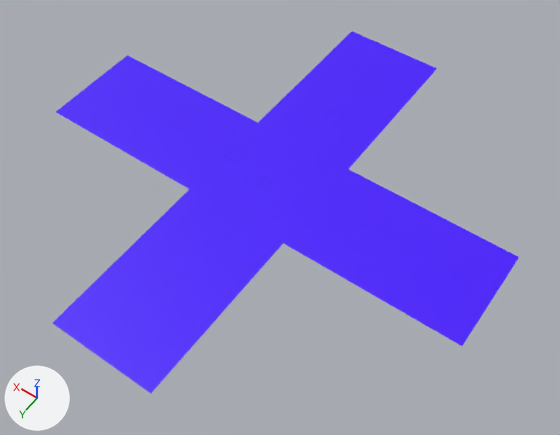
The FBX model Assets/Features/Streets/Kreuzung.fbx, before and after one commit.
Both versions are drawn from a 50 mm camera at (-9.37, 12.58, 18.14) aimed at (-0.81, 0.6, -0.69). Every picture has the same lights, and +X, +Y and +Z are marked at lower left. Where no turn or scale is listed for an object, it has been applied to the vertices.

The first picture shows 'Kreuzung'.
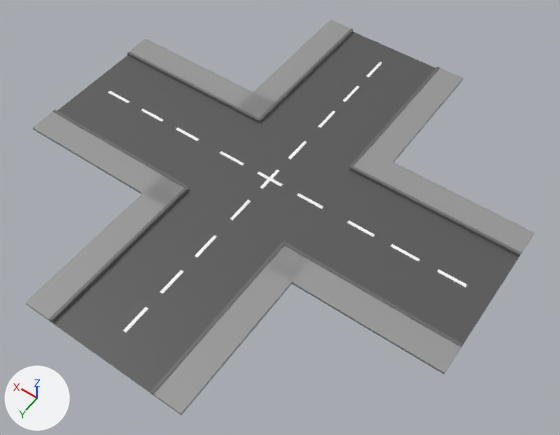
The change, as a list of edits to the scene's bpy script:
```text
Change mat_weiss:
    mat_weiss.base_color: (0.0626, 0.0, 1.0) -> (0.998, 0.968, 1.0)  # purple #4700ff -> white #fffbff
Add mat_street_003:
    mat_street_003 = principled_material('Street.003')
    mat_street_003.base_color = (0.0956, 0.0956, 0.0956)  # dark grey #575757
Change me_plane_016:
    where me_plane_016.from_pydata(...)  # 160 vertices, 113 faces; spans x -7.5..7.5, y -7.5..7.5, z 0.0
    me_plane_016 part 1: 1 of the faces centred in x -4.6, y 0.0, z 0.0 switch from mat_weiss (purple #4700ff) to mat_street_003 (dark grey #575757)
    me_plane_016 part 2: 1 of the faces centred in x 0.0, y -4.6, z 0.0 switch from mat_weiss (purple #4700ff) to mat_street_003 (dark grey #575757)
    me_plane_016 part 3: 1 of the faces centred in x 0.0, y 0.0, z 0.0 switch from mat_weiss (purple #4700ff) to mat_street_003 (dark grey #575757)
    me_plane_016 part 4: 1 of the faces centred in x 0.0, y 4.6, z 0.0 switch from mat_weiss (purple #4700ff) to mat_street_003 (dark grey #575757)
    me_plane_016 part 5: 1 of the faces centred in x 4.6, y 0.0, z 0.0 switch from mat_weiss (purple #4700ff) to mat_street_003 (dark grey #575757)
Add ob_cube_009:
    ob_cube_009 = bpy.data.objects.new('Cube.009', me_cube_014)  # 86 vertices, 82 faces; spans x -1.0..0.0, y 0.0..5.71, z 0.0..0.12; in mat_grau (grey #979797), mat_border (dark grey #6a6a6a)
    ob_cube_009.location = (-1.75, 1.79, 0.0)
Add ob_cube_007:
    ob_cube_007 = bpy.data.objects.new('Cube.007', me_cube_012)  # 86 vertices, 82 faces; spans x -0.72..5.0, y 0.0..1.0, z 0.0..0.12; in mat_grau (grey #979797), mat_border (dark grey #6a6a6a)
    ob_cube_007.location = (-6.78, 1.75, 0.0)
Add ob_cube_005:
    ob_cube_005 = bpy.data.objects.new('Cube.005', me_cube_010)  # 86 vertices, 82 faces; spans x -1.0..0.0, y -0.73..5.0, z 0.0..0.12; in mat_grau (grey #979797), mat_border (dark grey #6a6a6a)
    ob_cube_005.location = (-1.75, -6.77, -0.01)
Add ob_cube_003:
    ob_cube_003 = bpy.data.objects.new('Cube.003', me_cube_008)  # 86 vertices, 82 faces; spans x -5.73..0.0, y -1.0..0.0, z 0.0..0.12; in mat_grau (grey #979797), mat_border (dark grey #6a6a6a)
    ob_cube_003.location = (-1.77, -1.75, 0.0)
Add ob_cube_001:
    ob_cube_001 = bpy.data.objects.new('Cube.001', me_cube_003)  # 86 vertices, 82 faces; spans x -5.0..0.75, y -1.0..0.0, z 0.0..0.12; in mat_grau (grey #979797), mat_border (dark grey #6a6a6a)
    ob_cube_001.location = (6.75, -1.75, 0.0)
Add ob_cube_006:
    ob_cube_006 = bpy.data.objects.new('Cube.006', me_cube_011)  # 86 vertices, 82 faces; spans x 0.0..1.0, y -5.72..0.0, z 0.0..0.12; in mat_grau (grey #979797), mat_border (dark grey #6a6a6a)
    ob_cube_006.location = (1.69, -1.78, 0.0)
Add ob_cube_010:
    ob_cube_010 = bpy.data.objects.new('Cube.010', me_cube_015)  # 86 vertices, 82 faces; spans x 0.0..1.0, y -5.0..0.72, z 0.0..0.12; in mat_grau (grey #979797), mat_border (dark grey #6a6a6a)
    ob_cube_010.location = (1.75, 6.78, 0.0)
Add ob_cube_008:
    ob_cube_008 = bpy.data.objects.new('Cube.008', me_cube_013)  # 86 vertices, 82 faces; spans x 0.0..5.69, y 0.0..1.0, z 0.0..0.12; in mat_grau (grey #979797), mat_border (dark grey #6a6a6a)
    ob_cube_008.location = (1.81, 1.75, 0.0)
```

Location of each change, (x1, y1, x2, y2) in pixels of the pictures (560 x 435 px):
'Kreuzung', recoloured
    both: (53, 31, 519, 393)
'Cube.007', added
    after: (266, 242, 463, 374)
'Cube.009', added
    after: (151, 242, 309, 415)
'Cube.010', added
    after: (26, 176, 189, 323)
'Cube.003', added
    after: (349, 150, 535, 257)
'Cube.008', added
    after: (33, 110, 187, 206)
'Cube.005', added
    after: (349, 67, 463, 167)
'Cube.006', added
    after: (238, 20, 353, 123)
'Cube.001', added
    after: (127, 39, 274, 122)
part 1 of me_plane_016, recoloured
    both: (285, 169, 519, 346)
part 2 of me_plane_016, recoloured
    both: (258, 32, 436, 169)
part 3 of me_plane_016, recoloured
    both: (190, 123, 348, 242)
part 4 of me_plane_016, recoloured
    both: (53, 189, 282, 393)
part 5 of me_plane_016, recoloured
    both: (57, 55, 258, 189)
